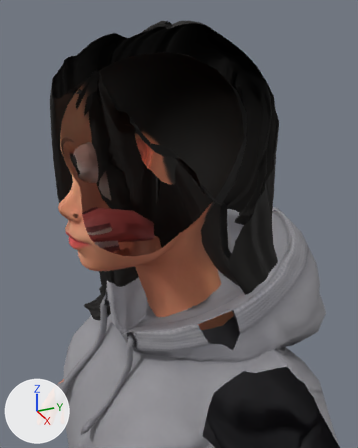
Renders of the glTF model public/models/69941ed6d4b48fd6efb1f2bc.glb from each side of a commit.
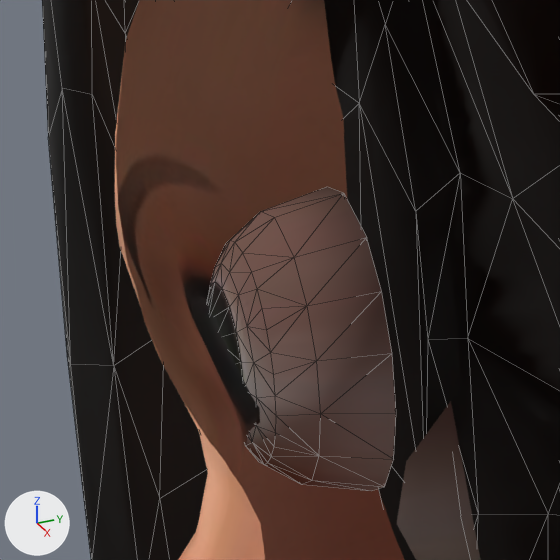
Old and new are each drawn from a 50 mm camera at (0.467, -0.227, 1.791) aimed at (0.029, -0.03, 1.572) and again close up on the part from 12% to 34% of the width and 26% to 43% of the height. Every picture has the same lights, and +X, +Y and +Z are marked at lower left. The close-ups show mesh edges as thin lines. Everything nearer to the camera than a plane just in front of the edit is cut away. Vertices at the same position are counted once.

Names of what the first close-up shows: 'EyeLeft', 'EyeRight', 'Wolf3D_Hair', 'Wolf3D_Head'.
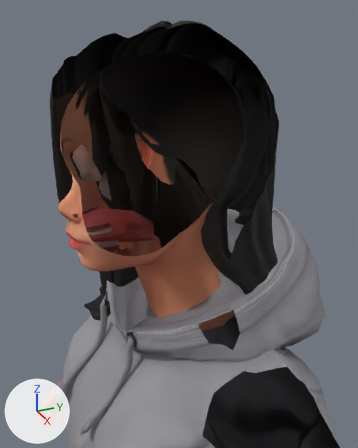
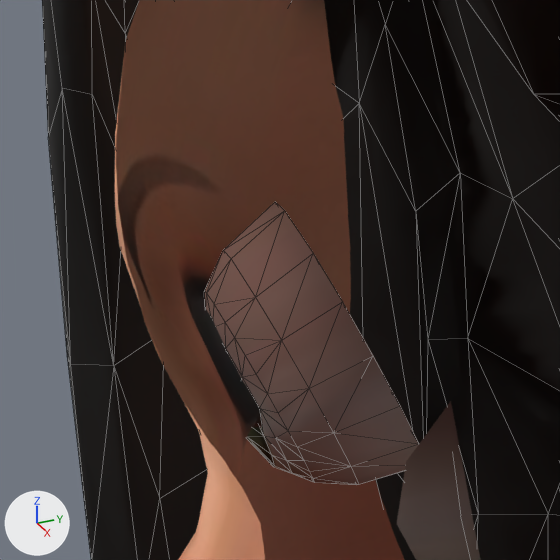
Commit message: Add close eyes animation

The newer file adds a shape key; the second version is drawn at full value of the shape key 'eyesLookDown' of 'EyeRight', and the change is written as the vertex moves it makes.

Pixel boxes [x1, y1, x2, y2] of what changed, in the close-ups (560 x 560 px):
'EyeRight', reshaped (14% wider, 7% shorter): before [207, 187, 396, 491]; after [204, 202, 419, 485]

The change in detail:
me_eyeright is used by ob_eyeright; location (0.0, 0.0, 0.0).
me_eyeright had 105 vertices, 206 faces and spanned x -0.0581..-0.014, y -0.1239..-0.1019, z 1.6082..1.6525.
me_eyeright now has 105 vertices, 206 faces and spans x -0.0581..-0.014, y -0.1226..-0.0935, z 1.6095..1.6509.
me_eyeright part 1: 105 of 105 vertices moved; they spanned x -0.0581..-0.014, y -0.1239..-0.1019, z 1.6082..1.6525 and now span x -0.0581..-0.014, y -0.1226..-0.0935, z 1.6095..1.6509; mean shift (0.0, 0.0015, -0.0046); largest move (-0.0381, -0.1019, 1.6082) -> (-0.0381, -0.0935, 1.6112).
